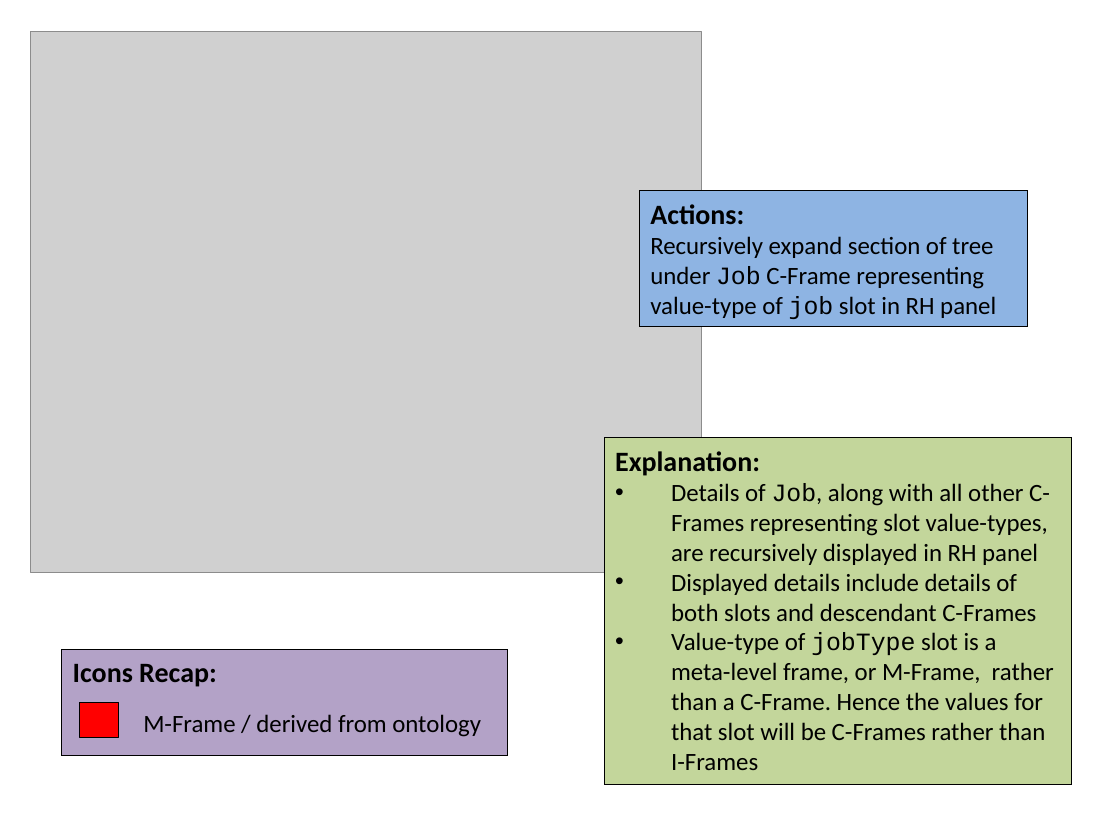
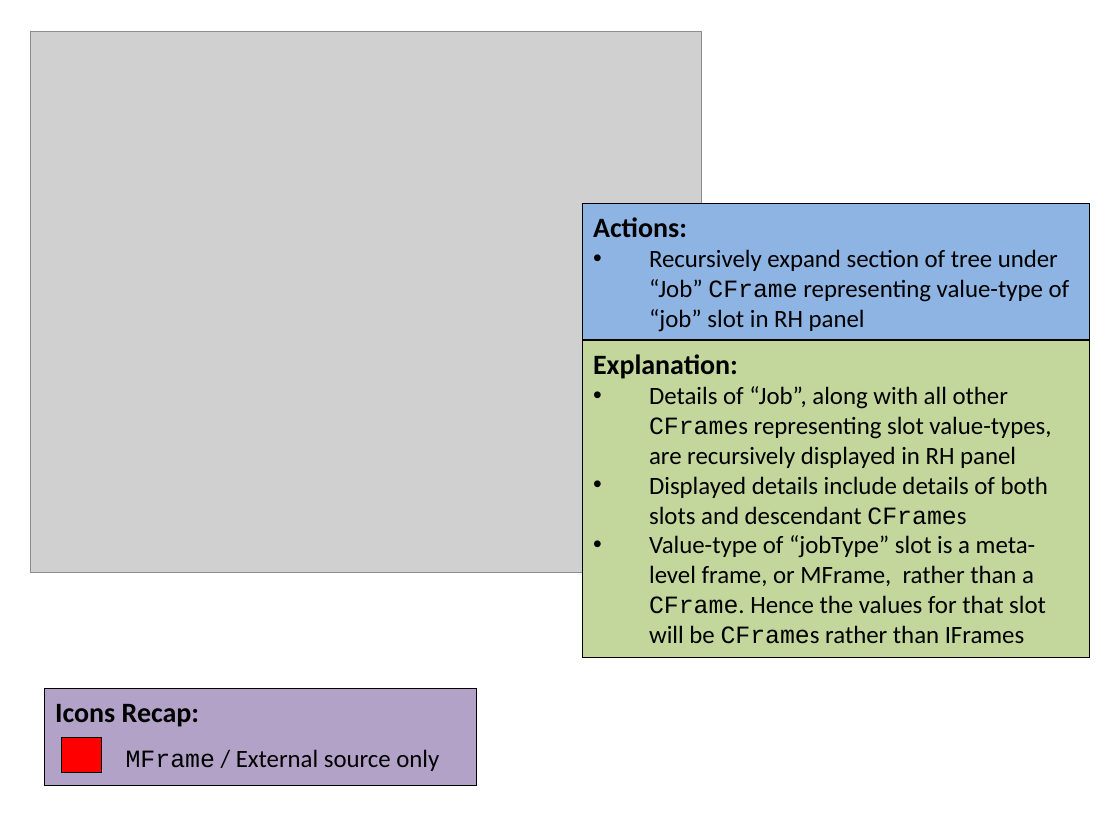
Before and after one commit to colin-puleston/mekon-hobo, a slide deck: slide 14 of docs/MEKON-HOBO Introductory Tutorial.pptx. Drawn at 1120x840 pixels with LibreOffice and Linux fonts; fonts in the diff are those of the drawing; grey boxes stand for pictures. Boxes give left, top, right and bottom in pixels: in the first picture for what was removed or moved away, otherwise in the second. Text is boxed around its words. In the diff, an @@ line names an element or a change of style, - is before the commit and + after.

```diff
--- a/docs/MEKON-HOBO Introductory Tutorial.pptx
+++ b/docs/MEKON-HOBO Introductory Tutorial.pptx
@@ rectangle "Actions:": place and size @@
-rectangle "Actions:" at (640,190,1027,326)
+rectangle "Actions:" at (582,204,1090,339)
@@ text in rectangle at (649,249,1070,332): text changed @@
-Recursively expand section of tree under Job C-Frame representing value-type of job slot in RH panel
+• Recursively expand section of tree under “Job” CFrame representing value-type of “job” slot in RH panel
@@ rectangle "Explanation:": place and size @@
-rectangle "Explanation:" at (604,438,1071,785)
+rectangle "Explanation:" at (582,340,1090,657)
@@ text in rectangle at (649,386,1051,644): text changed @@
-• Details of Job, along with all other C-Frames representing slot value-types, are recursively displayed in RH panel
-• Displayed details include details of both slots and descendant C-Frames
-• Value-type of jobType slot is a meta-level frame, or M-Frame, rather than a C-Frame. Hence the values for that slot will be C-Frames rather than I-Frames
+• Details of “Job”, along with all other CFrames representing slot value-types, are recursively displayed in RH panel
+• Displayed details include details of both slots and descendant CFrames
+• Value-type of “jobType” slot is a meta-level frame, or MFrame, rather than a CFrame. Hence the values for that slot will be CFrames rather than IFrames
@@ rectangle "Icons Recap:": place and size @@
-rectangle "Icons Recap:" at (62,650,507,755)
+rectangle "Icons Recap:" at (44,689,476,786)
@@ rectangle: place and size @@
-rectangle at (80,702,119,737)
+rectangle at (62,737,101,772)
@@ text at (126,749,439,771): text changed @@
-M-Frame / derived from ontology
+MFrame / External source only
```
Also in this commit, not shown: 14 other slides changed, 2 slides added, 1 slide removed.
